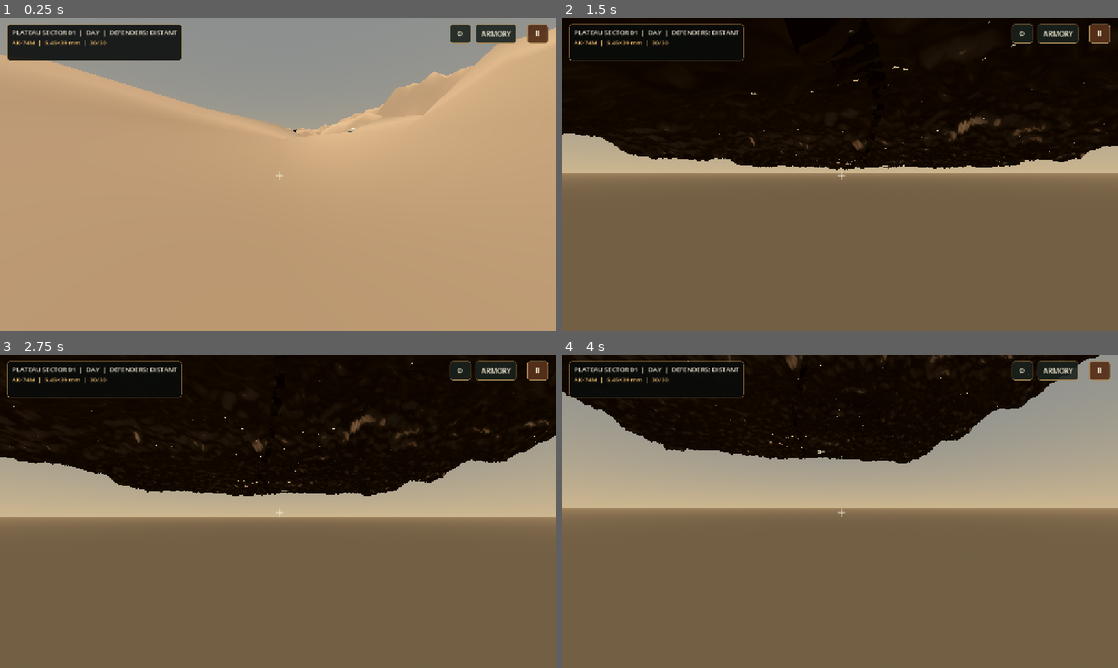
Above: before the commit, frames 1-4 (two rows, left to right).
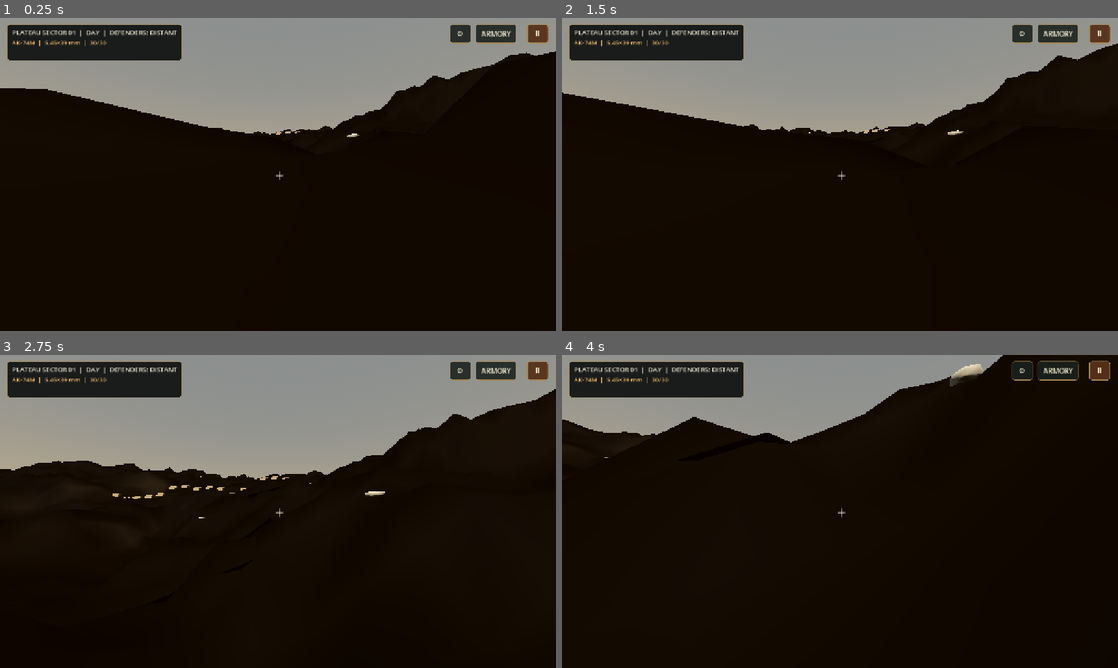
Above: after the commit, the same moments.

Repository: CybersecurityRahbar/Tactical-Strike-Android
Game: Godot game, scene res://scenes/main.tscn
Same seed, same stepped clock (60 frames per second), same inputs: the game is played once before the commit and once after it.
Inputs (mouse positions are in pixels of both pictures, inside the frame that each line leads up to):
- Up to frame 1 (0.25 s): no input
- Up to frame 2 (1.5 s): tap Enter at 0.5 s; move the mouse to (867, 174) at 0.52 s; hold C (crouch) 0.53-1.28 s; hold W (move_forward) from 0.53 s (still down); click (867, 174) at 0.67 s; tap Space (jump) at 0.77 s; move the mouse to (812, 174) at 1.27 s; click (812, 174) at 1.35 s
- Up to frame 3 (2.75 s): keep holding W (move_forward); tap Space (jump) at 1.52 s; move the mouse to (289, 505) at 2.02 s; hold Shift (sprint) from 2.03 s (still down)
- Up to frame 4 (4 s): keep holding W (move_forward); move the mouse to (834, 517) at 2.77 s; release Shift (sprint) at 2.78 s; tap T (toggle_tracer) at 2.85 s; click (834, 517) at 2.92 s; tap Space (jump) at 3.02, 3.77 s; move the mouse to (878, 514) at 3.52 s; tap Q (weapon_next) at 3.6 s

The runs differ from the first frame. In frame 1, 78% of the frame differs, in the area x 0-100%, y 3-100%; in frame 2, 79%; in frame 3, 87%, in the area x 0-100%, y 0-100%; in frame 4, 86%.

Commit message:
Fix terrain triangle winding and player collision response

Diff:
--- a/scripts/world/main_world.gd
+++ b/scripts/world/main_world.gd
@@ -74,7 +74,7 @@
 func _create_materials() -> void:
 	earth_material = _make_material(Color.WHITE)
 	earth_material.vertex_color_use_as_albedo = true
-	earth_material.cull_mode = BaseMaterial3D.CULL_DISABLED
+	earth_material.cull_mode = BaseMaterial3D.CULL_BACK
 	earth_material.texture_filter = BaseMaterial3D.TEXTURE_FILTER_LINEAR_WITH_MIPMAPS_ANISOTROPIC
 	var diffuse_path := "res://assets/runtime/terrain/rocky_gravel_diff_1k.jpg"
 	var normal_path := "res://assets/runtime/terrain/rocky_gravel_nor_gl_1k.jpg"
@@ -205,26 +205,28 @@
 			var p10 := Vector3(x1, _terrain_height(x1, z0), z0)
 			var p01 := Vector3(x0, _terrain_height(x0, z1), z1)
 			var p11 := Vector3(x1, _terrain_height(x1, z1), z1)
+			# Godot triangle fronts are clockwise. Keep the collision triangles front-facing
+			# from above while flipping the generated normals back toward +Y.
 			tool.set_color(_soil_color(x0, z0))
 			tool.set_uv(Vector2(x0 * uv_scale, z0 * uv_scale))
 			tool.add_vertex(p00)
+			tool.set_color(_soil_color(x1, z0))
+			tool.set_uv(Vector2(x1 * uv_scale, z0 * uv_scale))
+			tool.add_vertex(p10)
 			tool.set_color(_soil_color(x0, z1))
 			tool.set_uv(Vector2(x0 * uv_scale, z1 * uv_scale))
 			tool.add_vertex(p01)
 			tool.set_color(_soil_color(x1, z0))
 			tool.set_uv(Vector2(x1 * uv_scale, z0 * uv_scale))
 			tool.add_vertex(p10)
-			tool.set_color(_soil_color(x1, z0))
-			tool.set_uv(Vector2(x1 * uv_scale, z0 * uv_scale))
-			tool.add_vertex(p10)
+			tool.set_color(_soil_color(x1, z1))
+			tool.set_uv(Vector2(x1 * uv_scale, z1 * uv_scale))
+			tool.add_vertex(p11)
 			tool.set_color(_soil_color(x0, z1))
 			tool.set_uv(Vector2(x0 * uv_scale, z1 * uv_scale))
 			tool.add_vertex(p01)
-			tool.set_color(_soil_color(x1, z1))
-			tool.set_uv(Vector2(x1 * uv_scale, z1 * uv_scale))
-			tool.add_vertex(p11)
 	tool.index()
-	tool.generate_normals()
+	tool.generate_normals(true)
 	tool.generate_tangents()
 	var terrain_mesh := tool.commit()
 	var terrain := MeshInstance3D.new()
--- a/tests/smoke_test.gd
+++ b/tests/smoke_test.gd
@@ -51,7 +51,12 @@
 	var terrain_mesh_instance := instance.get_node("BattlefieldTerrain") as MeshInstance3D
 	var terrain_arrays: Array = terrain_mesh_instance.mesh.surface_get_arrays(0)
 	var terrain_tangents: PackedFloat32Array = terrain_arrays[Mesh.ARRAY_TANGENT]
-	if terrain_tangents == null or terrain_tangents.is_empty():
+	var terrain_normals: PackedVector3Array = terrain_arrays[Mesh.ARRAY_NORMAL]
+	if terrain_normals.is_empty() or terrain_normals[0].y < 0.15:
+		push_error("Smoke test failed: terrain triangle normals do not point upward.")
+		quit(1)
+		return
+	if terrain_tangents.is_empty():
 		push_error("Smoke test failed: terrain mesh has no generated tangents for its normal map.")
 		quit(1)
 		return
Not shown, changed: PROJECT_CONTEXT.md
